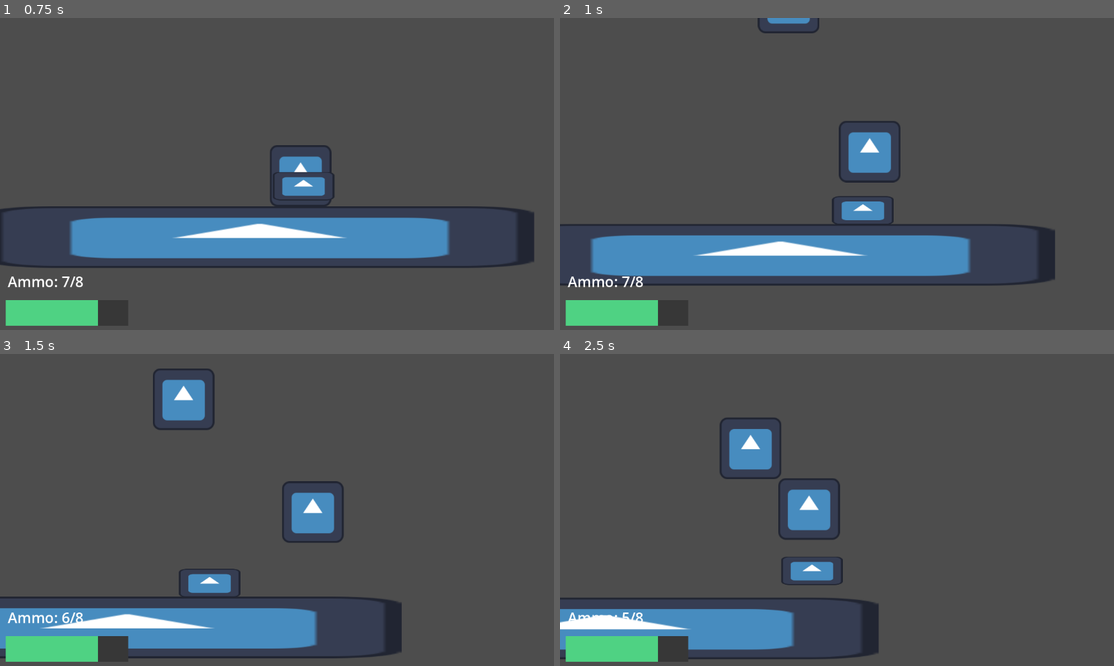
Above: before the commit, frames 1-4 (two rows, left to right).
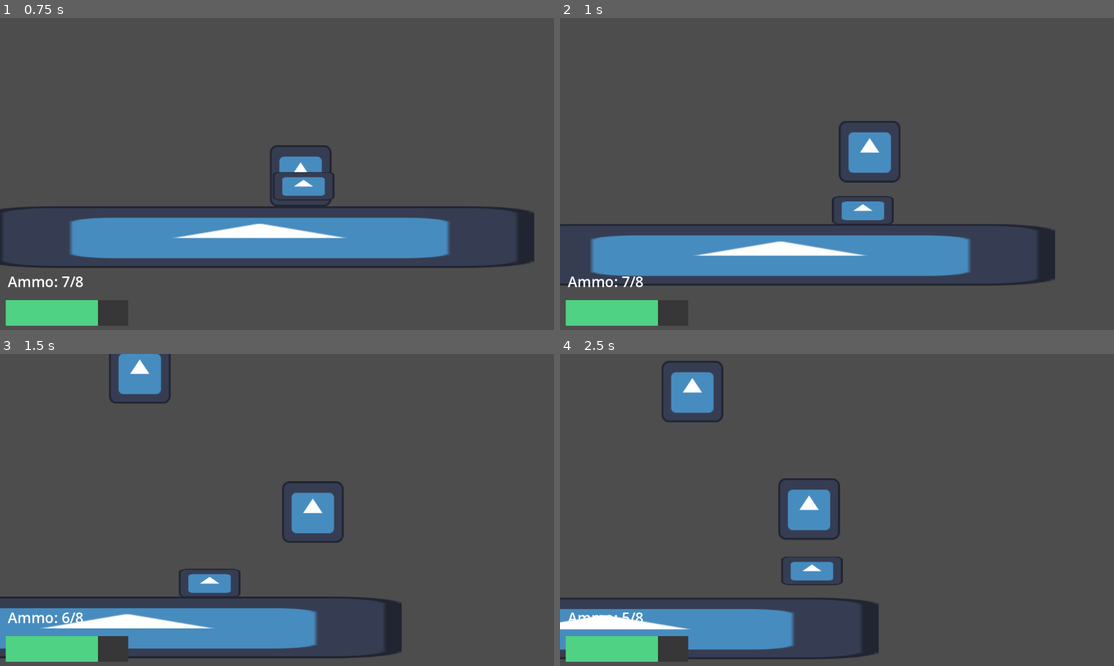
Above: after the commit, the same moments.

Repository: dzfrias/gladiator
Game: Godot game, scene res://scenes/test_scene.tscn
Same seed, same stepped clock (60 frames per second), same inputs: the game is played once before the commit and once after it. The engine's default icon, where the game draws it, is replaced by a stand-in: a white triangle on a blue panel in a dark square.
Inputs (mouse positions are in pixels of both pictures, inside the frame that each line leads up to):
- Up to frame 1 (0.75 s): move the mouse to (398, 158) at 0.52 s; press the mouse at (398, 158) at 0.53 s; hold D (right) from 0.53 s (still down)
- Up to frame 2 (1 s): keep holding D (right); tap Space (jump) at 0.77 s
- Up to frame 3 (1.5 s): keep holding D (right); tap Space (jump) at 1.07 s; move the mouse to (166, 525) at 1.27 s; release the mouse at (166, 525) at 1.28 s; tap E (roll) at 1.35 s
- Up to frame 4 (2.5 s): tap Space (jump) at 1.52, 1.82 s; move the mouse to (892, 441) at 2.02 s; release D (right) at 2.03 s; press the mouse at (892, 441) at 2.03 s; hold A (left) from 2.03 s (still down)

Frame 1 is identical in both runs. In frame 2, 0.3% of the frame differs, in the area x 35-47%, y 0-5%; in frame 3, 2.4%; in frame 4, 2.6%, in the area x 18-40%, y 2-41%.

Commit message:
Add vulture flapping

Diff:
--- a/scripts/vulture.gd
+++ b/scripts/vulture.gd
@@ -1,19 +1,30 @@
 class_name Vulture extends Area2D
 
+# Movement
 @export var x_speed := 200.0
 @export var y_speed := 100.0
-@export var stop_dist := 150.0
+@export var y_acceleration := 400.0
+@export var x_acceleration := 300.0
+@export var stop_dist := 300.0
 @export var fly_height := 300.0
+# Attacking
 @export var attack_idle_time := 1.0
 @export var attack_windup_time := 0.3
 @export var attack_cooldown_time := 2.0
 @export var projectile: PackedScene
 @export var projectile_speed := 500.0
+# Flapping
+@export var flap_interval_time := 0.8
+@export var flap_y_speed_mean := 100.0
+@export var flap_y_speed_sd := 10.0
+@export var flap_x_speed_mean := 30.0
+@export var flap_x_speed_sd := 15.0
 
 var _state := State.IDLE
 var _tracking: Node2D
 var _idle_time := 0.0
 var _can_attack := true
+var _velocity := Vector2.ZERO
 const _GROUND_RAYCAST_DISTANCE = 10000.0
 
 enum State {
@@ -27,12 +38,16 @@
 	$DetectionZone.body_exited.connect(_on_detection_zone_body_exited)
 	$Health.damage_taken.connect(_on_health_damage_taken)
 	$Health.died.connect(_on_health_died)
+	_start_periodic_flap()
 
 func _process(delta: float) -> void:
 	var ground_y := _get_ground_y()
-	if abs((ground_y - fly_height) - position.y) > Constants.EPSILON:
-		position.y = move_toward(position.y, ground_y - fly_height, y_speed * delta)
-		_idle_time = 0.0
+	# This is the distance from the optimal idle position in the y axis
+	# this number will almost always be greater than zero
+	var fly_target := (ground_y - fly_height) - position.y
+	if fly_target > 1:
+		# Set our velocity to move us down (closer to fly target)
+		_velocity.y = move_toward(_velocity.y, y_speed, y_acceleration * delta)
 
 	match _state:
 		State.IDLE:
@@ -40,21 +55,26 @@
 			pass
 		State.TRACKING:
 			assert(_tracking != null)
-			var x_dist = abs(position.x - _tracking.position.x)
-			if x_dist > stop_dist:
+			var x_dist := position.x - _tracking.position.x
+			if absf(x_dist) > stop_dist:
 				_idle_time = 0.0
-				position.x = move_toward(position.x, _tracking.position.x, x_speed * delta)
+				var target_speed := x_speed * -signf(x_dist)
+				# Velocity to point us towards our target
+				_velocity.x = move_toward(_velocity.x, target_speed, x_acceleration * delta)
 			else:
 				_idle_time += delta
-				if _idle_time > attack_idle_time and _can_attack:
+				if _idle_time > attack_idle_time and _can_attack and fly_target < 1:
 					_attack()
 		State.ATTACK_WINDUP:
 			pass
+
+	position += _velocity * delta
 
 func _get_ground_y() -> float:
 	var space_state := get_world_2d().direct_space_state
 	var query := PhysicsRayQueryParameters2D.create(global_position, Vector2.DOWN * _GROUND_RAYCAST_DISTANCE, Constants.ENVIRONMENT_LAYER)
 	var result := space_state.intersect_ray(query)
+	# We _should_ always be over the ground
 	assert(!result.is_empty())
 	return result.get("position").y
 
@@ -74,6 +94,17 @@
 	await get_tree().create_timer(attack_cooldown_time).timeout
 	assert(not _can_attack)
 	_can_attack = true
+
+func _start_periodic_flap() -> void:
+	var flap_x_multiplier := 1.0
+	while true:
+		await get_tree().create_timer(flap_interval_time).timeout
+		_velocity.y = -randfn(flap_y_speed_mean, flap_y_speed_sd)
+		# We only want to flap sideways if we're idle
+		if _idle_time > 0:
+			_velocity.x = randfn(flap_x_speed_mean, flap_x_speed_sd) * flap_x_multiplier
+			# Alternates between 1 and -1 (flapping back and forth on the x-axis)
+			flap_x_multiplier *= -1.0
 
 func _on_detection_zone_body_entered(body: Node2D) -> void:
 	if body is Player:
